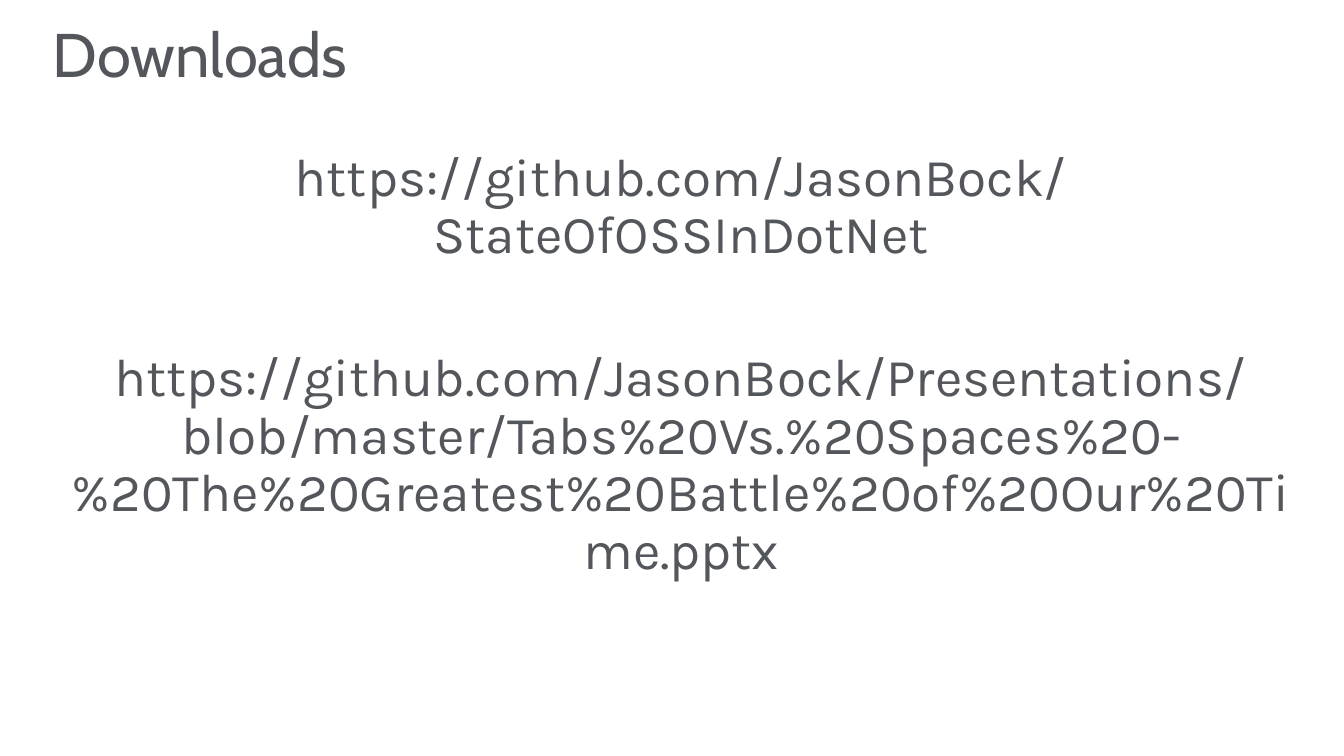
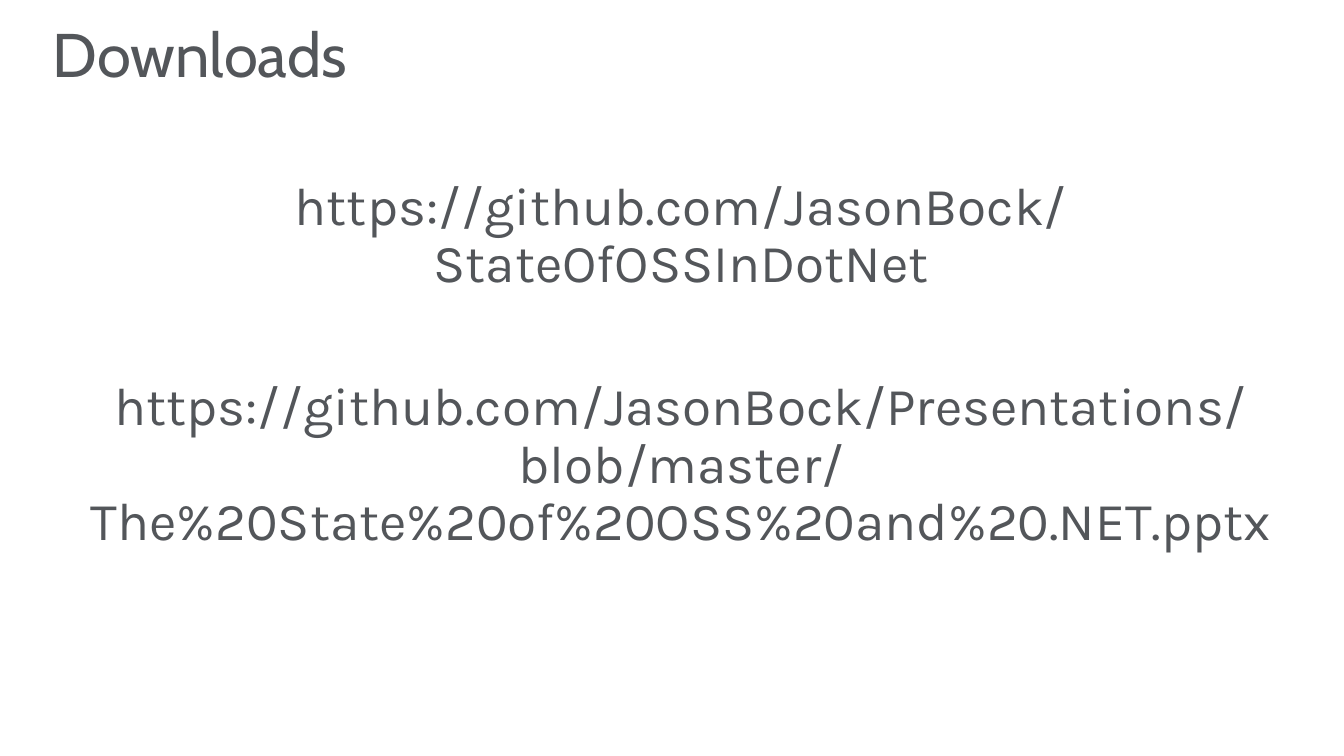
Before and after one commit to JasonBock/Presentations, a slide deck: slide 3 of The State of OSS and .NET.pptx. Drawn at 1344x756 pixels with LibreOffice and Linux fonts; fonts in the diff are those of the drawing; background and template pictures are left out. Boxes give left, top, right and bottom in pixels: in the first picture for what was removed or moved away, otherwise in the second. Text is boxed around its words. In the diff, an @@ line names an element or a change of style, - is before the commit and + after.

```diff
--- a/The State of OSS and .NET.pptx
+++ b/The State of OSS and .NET.pptx
@@ text at <box>91,386,1271,553</box>: text changed @@
-https://github.com/JasonBock/Presentations/blob/master/Tabs%20Vs.%20Spaces%20-%20The%20Greatest%20Battle%20of%20Our%20Time.pptx
+https://github.com/JasonBock/Presentations/blob/master/The%20State%20of%20OSS%20and%20.NET.pptx
```
Also in this commit, not shown: 1 other slide changed.
